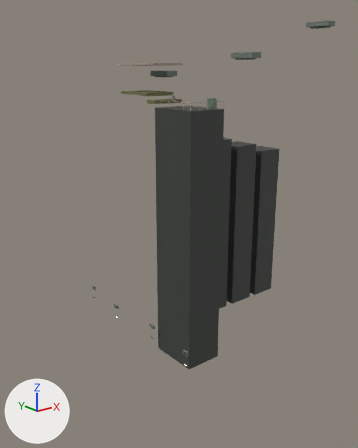
The glTF model models/m2/pm1_m3.glb as it was, and as the next commit left it.
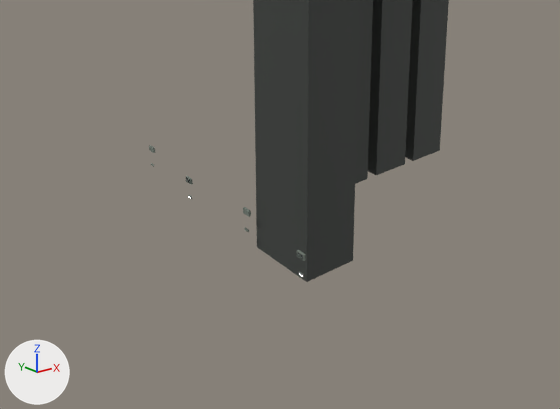
Old and new are each drawn whole from a 50 mm lens placed at (-79.3, 35.0, 42.3), pointed at (-23.0, 105.4, 14.2) and again close up on the part from 0% to 96% of the width and 44% to 100% of the height. Arrows for +X, +Y and +Z are at lower left; the lights stay in place. The first two pictures are the older version. Vertices at exactly the same position are counted once.

The first close-up shows 'pm1_m3'.
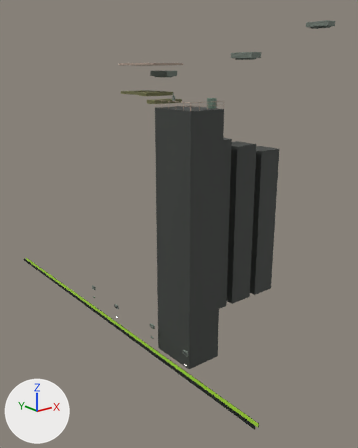
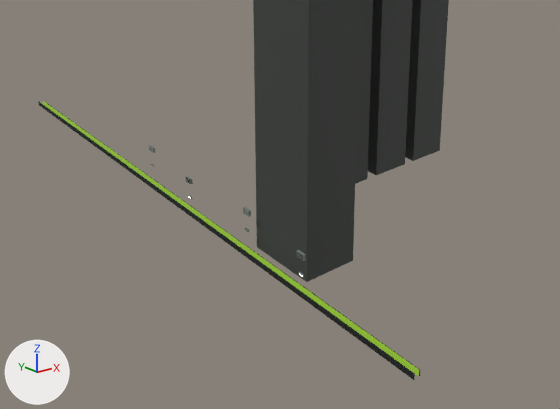
Location of each change, (x1, y1, x2, y2) in pixels of the close-ups (560 x 409 px):
'pm1_m3', reshaped
    before: (149, 0, 449, 282)
    after: (38, 0, 449, 380)
part 1 of me_pm1_m3, added
    after: (40, 102, 414, 373)
part 2 of me_pm1_m3, added
    after: (43, 101, 419, 376)
part 3 of me_pm1_m3, added
    after: (38, 101, 420, 380)

The change in detail:
Material 'emit_water.010' (mat_emit_water_010) is new.
Its base color is (0.16, 0.29, 0.02) (green #6f9327).
Its emission color is (0.144, 0.261, 0.018) (green #6a8c24).
Its emission strength is 1.0.
me_pm1_m3 is used by ob_pm1_m3; location (0.0, 0.0, 0.0).
me_pm1_m3 had 1136 vertices, 2012 faces and spanned x -38.8..-4.0, y 83.8..113.2, z -2.0..49.8.
me_pm1_m3 now has 1232 vertices, 2156 faces and spans x -38.8..-4.0, y 70.2..145.8, z -2.0..49.8.
me_pm1_m3 part 1: a new loose piece, a box spanning x -38.54..-38.52, y 70.3..145.7, z -1.85..-1.25, in mat_emit_water_010 (green #6f9327, glowing green #6a8c24).
me_pm1_m3 part 2: a new loose piece, a box spanning x -37.98..-37.96, y 70.3..145.7, z -1.85..-1.25, in mat_emit_water_010 (green #6f9327, glowing green #6a8c24).
Part 3, on me_pm1_m3:
80 vertices are added at x -38.6..-37.9, y 70.2..145.8, z -1.8..-1.3.
120 new faces join them, mat_black_011 (black #191d21).
Other edits to the shape of me_pm1_m3 do not show in these pictures.
me_pm1_m3 gains material mat_emit_water_010 (green #6f9327, glowing green #6a8c24).
